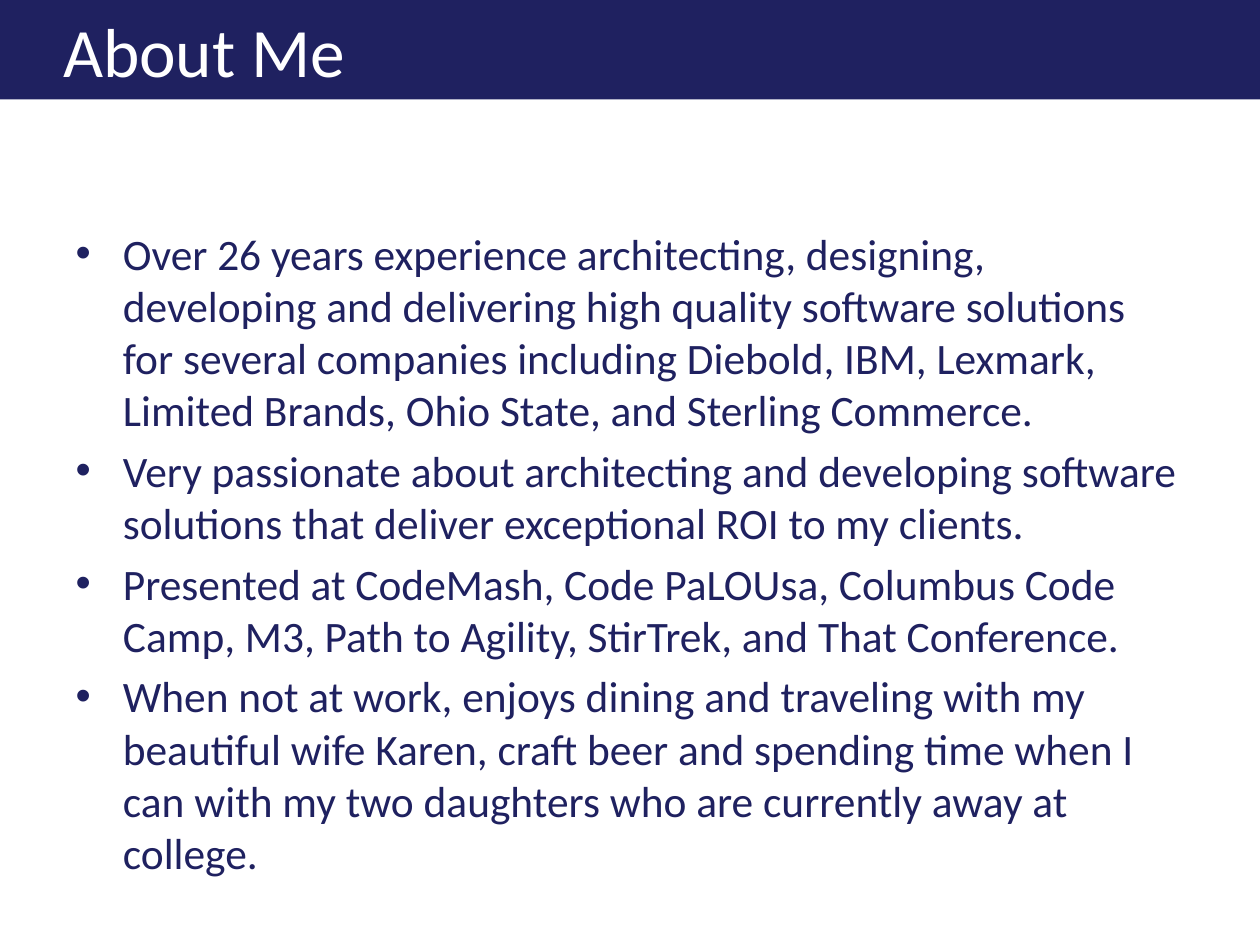
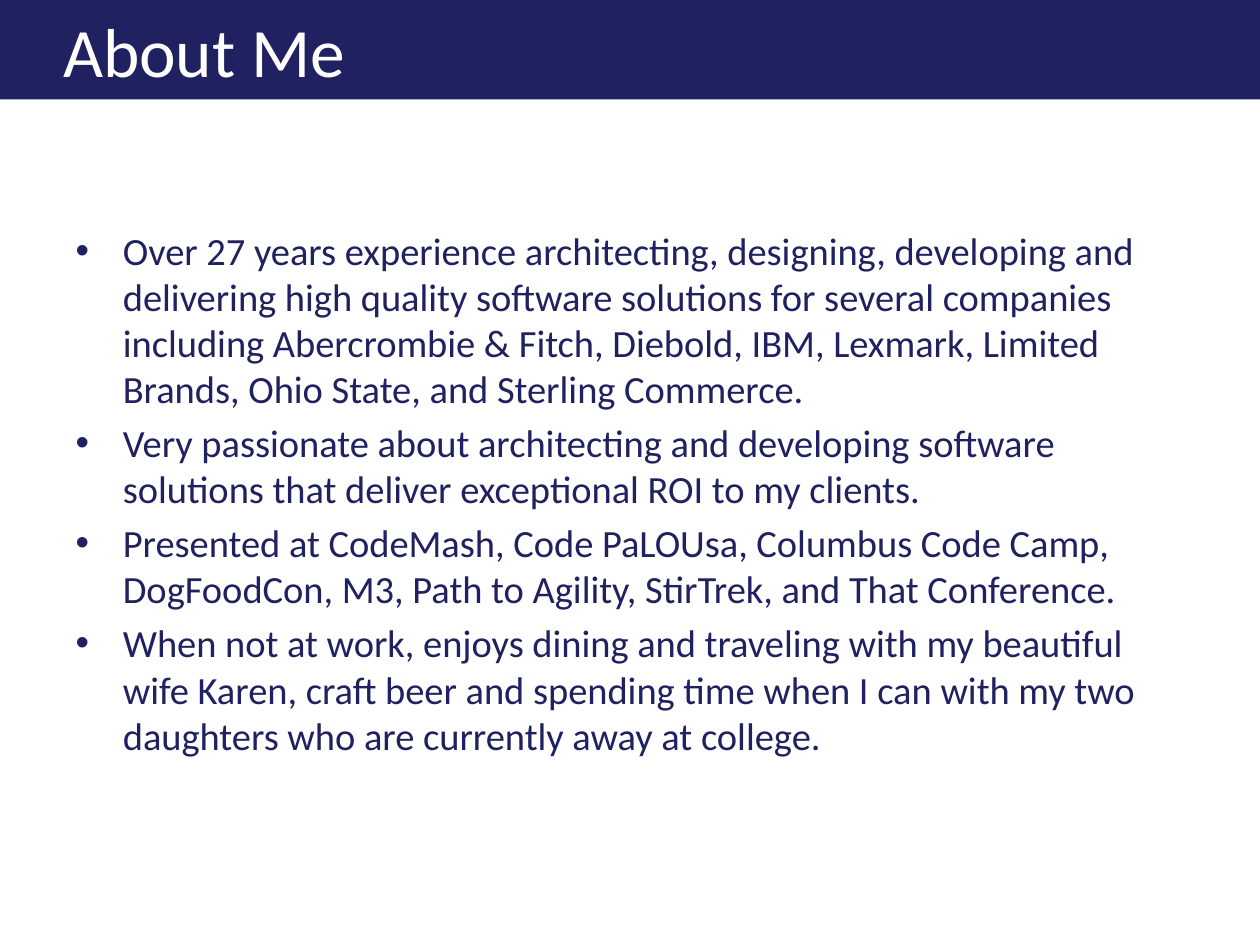
Before and after one commit to jkwuc89/Presentations, a slide deck: slide 3 of A Swift Introduction to Swift.pptx. Drawn at 1260x945 pixels with LibreOffice and Linux fonts; fonts in the diff are those of the drawing; background and template pictures are left out. Boxes give left, top, right and bottom in pixels: in the first picture for what was removed or moved away, otherwise in the second. Text is boxed around its words. In the diff, an @@ line names an element or a change of style, - is before the commit and + after.

Commit message:
Updates for Columbus Code Camp 2016

```diff
--- a/A Swift Introduction to Swift.pptx
+++ b/A Swift Introduction to Swift.pptx
@@ text at (x1=123, y1=238, x2=1134, y2=410): text changed; size 24.8 to 22 pt @@
-• Over 26 years experience architecting, designing, developing and delivering high quality software solutions for several companies including Diebold, IBM, Lexmark, Limited Brands, Ohio State, and Sterling Commerce.
+• Over 27 years experience architecting, designing, developing and delivering high quality software solutions for several companies including Abercrombie & Fitch, Diebold, IBM, Lexmark, Limited Brands, Ohio State, and Sterling Commerce.
@@ text at (x1=123, y1=430, x2=1134, y2=757): size 24.8 to 22 pt in "Very passionate about architecting and developing software ...", "When not at work, enjoys dining and ..." @@
@@ text at (x1=123, y1=530, x2=1115, y2=610): text changed; size 24.8 to 22 pt @@
-• Presented at CodeMash, Code PaLOUsa, Columbus Code Camp, M3, Path to Agility, StirTrek, and That Conference.
+• Presented at CodeMash, Code PaLOUsa, Columbus Code Camp, DogFoodCon, M3, Path to Agility, StirTrek, and That Conference.
```
Also in this commit, not shown: 4 other slides changed.
